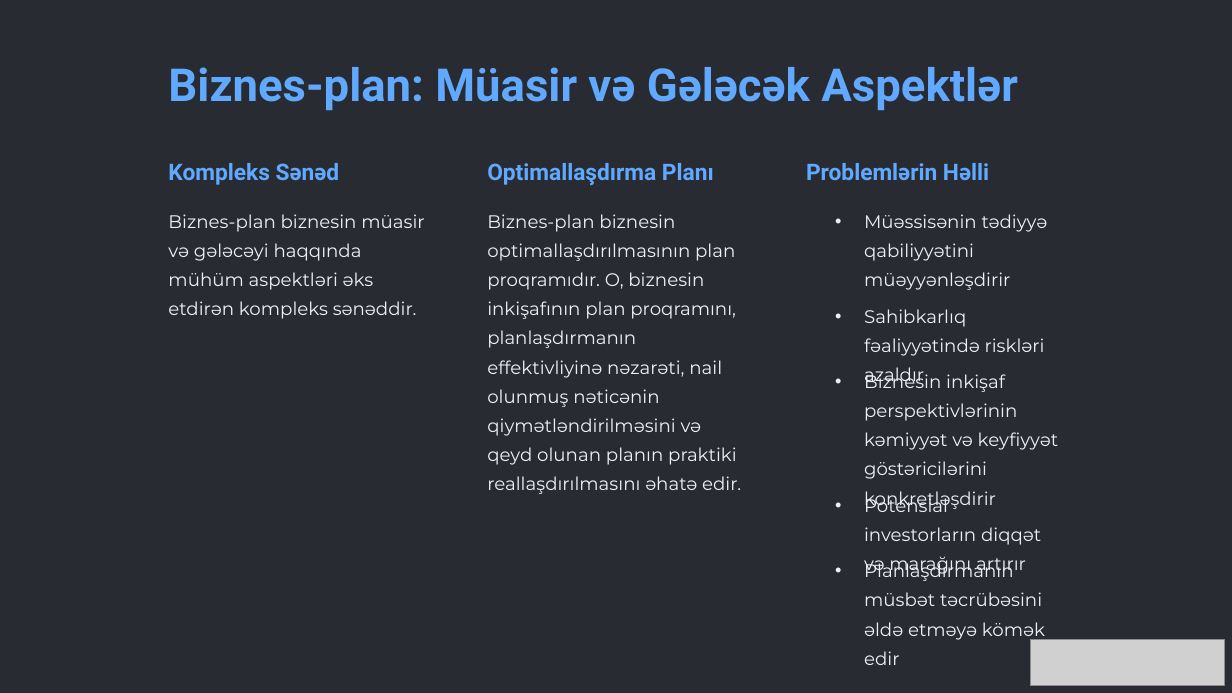
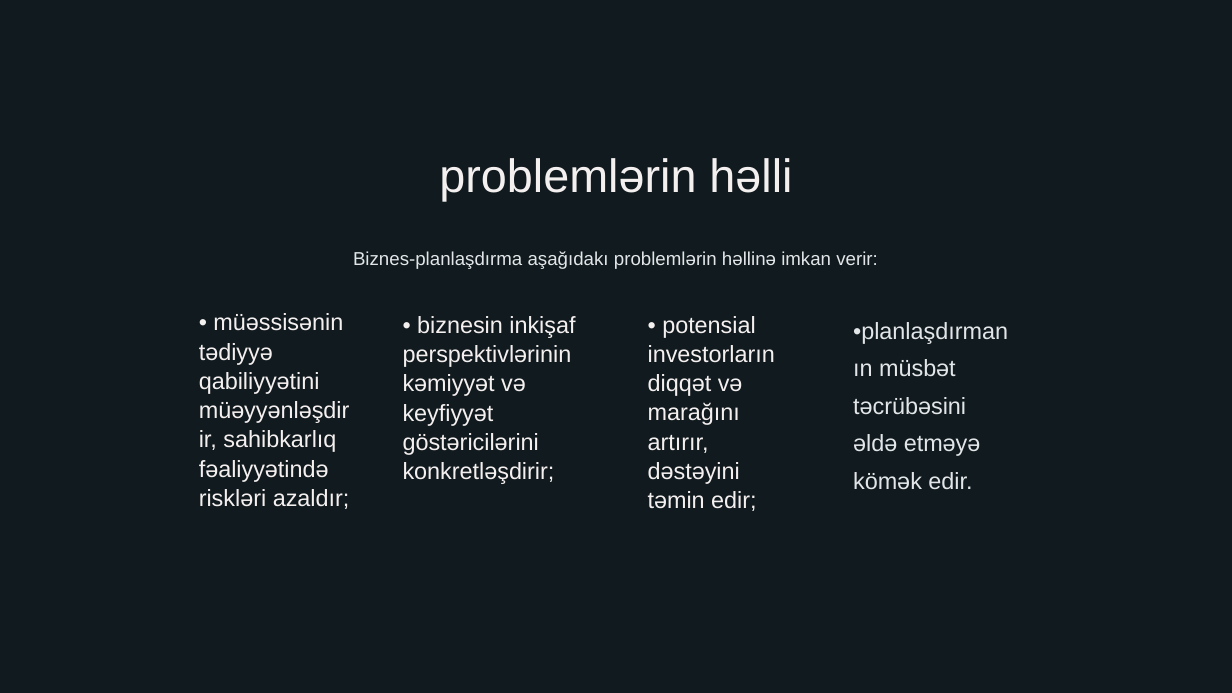
Before and after one commit to huseynfarid7/Presentations, a slide deck: slide 4 of Biznes-planin-strukturu.pptx. Drawn at 1232x693 pixels with LibreOffice and Linux fonts; fonts in the diff are those of the drawing; grey boxes stand for pictures; background and template pictures are left out; a plain dark background stands for a picture behind light text. Boxes give left, top, right and bottom in pixels: in the first picture for what was removed or moved away, otherwise in the second. Text is boxed around its words. In the diff, an @@ line names an element or a change of style, - is before the commit and + after.

```diff
--- a/Biznes-planin-strukturu.pptx
+++ b/Biznes-planin-strukturu.pptx
@@ background #FFFFFF to picture (left out) @@
@@ rectangle at [0, 0, 1232, 693]: fill #282C32 to #09151A at 75% opacity @@
@@ text removed at [168, 67, 1018, 111] @@
-Biznes-plan: Müasir və Gələcək Aspektlər
@@ text removed at [168, 163, 340, 185] @@
-Kompleks Sənəd
@@ text at [439, 158, 792, 201]: text changed; size 21.3 to 43.8 pt; font Roboto to Arial; text colour #60A9FF to #F5F0F0; bold off @@
-Problemlərin Həlli
+problemlərin həlli
@@ text removed at [487, 163, 714, 185] @@
-Optimallaşdırma Planı
@@ text removed at [168, 214, 424, 319] @@
-Biznes-plan biznesin müasir və gələcəyi haqqında mühüm aspektləri əks etdirən kompleks sənəddir.
@@ text removed at [487, 214, 741, 494] @@
-Biznes-plan biznesin optimallaşdırılmasının plan proqramıdır. O, biznesin inkişafının plan proqramını, planlaşdırmanın effektivliyinə nəzarəti, nail olunmuş nəticənin qiymətləndirilməsini və qeyd olunan planın praktiki reallaşdırılmasını əhatə edir.
@@ text added at [353, 251, 878, 269], 17.5 pt, text #E2E6E9 @@
+Biznes-planlaşdırma aşağıdakı problemlərin həllinə imkan verir:
@@ text at [199, 313, 350, 509]: text changed; size 17 to 21.9 pt; font Montserrat to Arial; text colour #EEEFF5 to #F5F0F0 @@
-• Müəssisənin tədiyyə qabiliyyətini müəyyənləşdirir
+• müəssisənin tədiyyə qabiliyyətini müəyyənləşdirir, sahibkarlıq fəaliyyətində riskləri azaldır;
@@ text at [403, 316, 575, 484]: text changed; size 17 to 21.9 pt; font Montserrat to Arial; text colour #EEEFF5 to #F5F0F0 @@
-• Biznesin inkişaf perspektivlərinin kəmiyyət və keyfiyyət göstəricilərini konkretləşdirir
+• biznesin inkişaf perspektivlərinin kəmiyyət və keyfiyyət göstəricilərini konkretləşdirir;
@@ text at [648, 316, 775, 511]: text changed; size 17 to 21.9 pt; font Montserrat to Arial; text colour #EEEFF5 to #F5F0F0 @@
-• Potensial investorların diqqət və marağını artırır
+• potensial investorların diqqət və marağını artırır, dəstəyini təmin edir;
@@ text removed at [864, 309, 1045, 386] @@
-• Sahibkarlıq fəaliyyətində riskləri azaldır
@@ text at [853, 359, 981, 489]: text changed; size 17 to 21.9 pt; font Montserrat to Arial; text colour #EEEFF5 to #E2E6E9 @@
-• Planlaşdırmanın müsbət təcrübəsini əldə etməyə kömək edir
+•planlaşdırmanın müsbət təcrübəsini əldə etməyə kömək edir.
@@ picture removed at [1031, 639, 1224, 685] @@
```
Also in this commit, not shown: 4 slides added, 9 slides removed.
